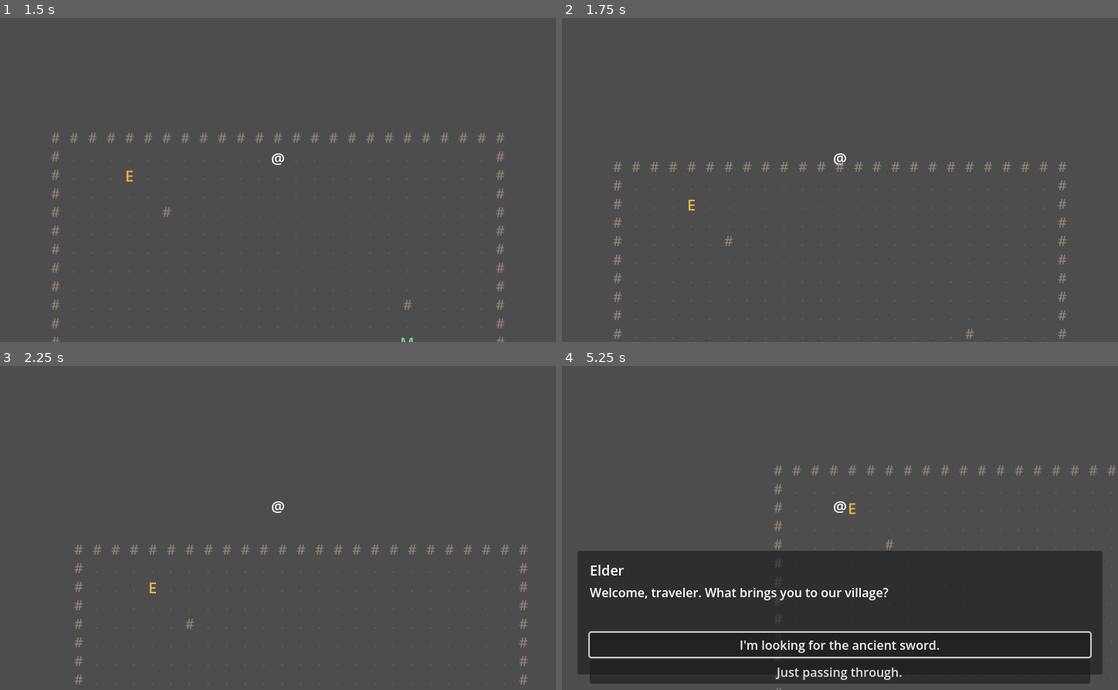
Above: before the commit, frames 1-4 (two rows, left to right).
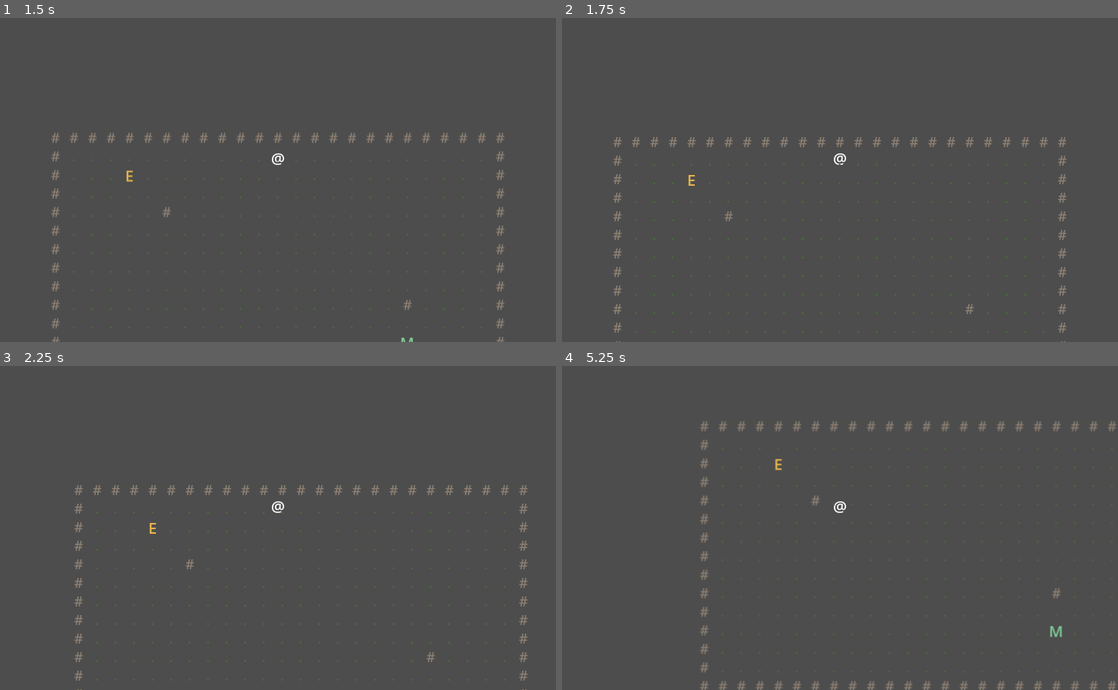
Above: after the commit, the same moments.

Repository: jchans/agent-blank
Game: Godot game, scene res://scenes/Main.tscn
Same seed, same stepped clock (60 frames per second), same inputs: the game is played once before the commit and once after it.
Inputs:
- Up to frame 1 (1.5 s): tap Enter at 0.5, 0.6 s; hold W from 0.53 s (still down); tap Space at 0.77, 1.07 s; tap E at 0.8, 1.35 s
- Up to frame 2 (1.75 s): keep holding W; tap Space at 1.52, 1.55 s
- Up to frame 3 (2.25 s): tap Space at 1.82, 2.1 s; release W at 2.03 s; hold A from 2.03 s (still down)
- Up to frame 4 (5.25 s): tap Enter at 2.3, 2.85, 4.35 s; tap Space at 3.02, 3.32, 3.77, 3.8, 4.07, 4.52, 4.82 s; tap E at 3.05, 3.6, 5.1 s; release A at 3.53 s; hold S 3.53-4.28 s; hold D 4.28-5.03 s; hold W from 5.03 s (still down)

Frame 1 is identical in both runs. In frame 2, 2.1% of the frame differs, in the area x 9-91%, y 36-100%; in frame 3, 1.9%; in frame 4, 40%, in the area x 2-100%, y 16-100%.

Commit message:
Add wall collision, dialogue typewriter effect, and story flags
- Wall collision: any glyph in main.gd's WALL_GLYPHS spawns a StaticBody2D
  covering its tile, so the player can no longer walk through walls.
- DialogueBox now reveals text with a typewriter effect (RichTextLabel
  visible_ratio animated via Tween); Enter/Space/E skips to full text
  first, then advances on the next press.
- New GameState autoload tracks story flags, autosaved to user://save.json
  on every change. Dialogue nodes can set a flag ("set_flag"); choices can
  gate on one ("requires_flag" / "requires_not_flag"). elder.json's sword
  question demonstrates it end-to-end.

Verified with the standard headless import+run smoke test, plus a
temporary test hook in main.gd (removed before commit) that actually
drove a full dialogue exchange headlessly to exercise the typewriter
Tween and flag-gated choice filtering at runtime, not just at parse time.

Co-Authored-By: Claude Sonnet 5 <noreply@anthropic.com>
Claude-Session: https://claude.ai/code/session_01HmiigptxmSDHEc1tqMT62E

Diff:
--- a/dialogues/elder.json
+++ b/dialogues/elder.json
@@ -5,14 +5,21 @@
       "speaker": "Elder",
       "text": "Welcome, traveler. What brings you to our village?",
       "choices": [
-        { "text": "I'm looking for the ancient sword.", "next": "sword_info" },
+        { "text": "I'm looking for the ancient sword.", "next": "sword_info", "requires_not_flag": "knows_about_sword" },
+        { "text": "Tell me more about the sword.", "next": "sword_info_more", "requires_flag": "knows_about_sword" },
         { "text": "Just passing through.", "next": "passing" }
       ]
     },
     "sword_info": {
       "speaker": "Elder",
       "text": "Ah, the ancient sword... it lies deep within the Whispering Caves, north of here.",
+      "set_flag": "knows_about_sword",
       "next": "warn"
+    },
+    "sword_info_more": {
+      "speaker": "Elder",
+      "text": "I've told you all I know. The Whispering Caves are north of here — be careful.",
+      "next": "end"
     },
     "warn": {
       "speaker": "Elder",
--- a/project.godot
+++ b/project.godot
@@ -8,6 +8,7 @@
 
 [autoload]
 
+GameState="*res://scripts/game_state.gd"
 DialogueManager="*res://scripts/dialogue_manager.gd"
 
 [display]
--- a/scripts/dialogue_box.gd
+++ b/scripts/dialogue_box.gd
@@ -5,7 +5,12 @@
 @onready var choices_container: VBoxContainer = $Panel/MarginContainer/VBoxContainer/ChoicesContainer
 @onready var continue_indicator: Label = $Panel/MarginContainer/VBoxContainer/ContinueIndicator
 
+const SECONDS_PER_CHARACTER := 0.02
+const MIN_TYPE_DURATION := 0.15
+
 var _current_choices: Array = []
+var _pending_choices: Array = []
+var _typing_tween: Tween
 
 
 func _ready() -> void:
@@ -15,13 +20,32 @@
 
 func display_node(node: Dictionary) -> void:
 	speaker_label.text = node.get("speaker", "")
-	text_label.text = node.get("text", "")
+	var full_text: String = node.get("text", "")
+	text_label.text = full_text
+	text_label.visible_ratio = 0.0
 	_clear_choices()
-	var choices: Array = node.get("choices", [])
-	if choices.size() > 0:
-		continue_indicator.hide()
-		_current_choices = choices
-		for choice in choices:
+	continue_indicator.hide()
+	_current_choices = []
+	_pending_choices = node.get("choices", [])
+
+	if _typing_tween:
+		_typing_tween.kill()
+
+	if full_text == "":
+		text_label.visible_ratio = 1.0
+		_reveal_choices_or_continue()
+		return
+
+	var duration: float = max(MIN_TYPE_DURATION, full_text.length() * SECONDS_PER_CHARACTER)
+	_typing_tween = create_tween()
+	_typing_tween.tween_property(text_label, "visible_ratio", 1.0, duration)
+	_typing_tween.finished.connect(_reveal_choices_or_continue)
+
+
+func _reveal_choices_or_continue() -> void:
+	if _pending_choices.size() > 0:
+		_current_choices = _pending_choices
+		for choice in _pending_choices:
 			var button := Button.new()
 			button.text = choice.get("text", "")
 			button.pressed.connect(_on_choice_pressed.bind(choice.get("next", "")))
@@ -29,7 +53,6 @@
 		choices_container.get_child(0).grab_focus()
 	else:
 		continue_indicator.show()
-		_current_choices = []
 
 
 func _clear_choices() -> void:
@@ -46,5 +69,8 @@
 		return
 	if event is InputEventKey and event.pressed and not event.echo:
 		if event.keycode == KEY_ENTER or event.keycode == KEY_SPACE or event.keycode == KEY_E:
-			DialogueManager.advance()
+			if _typing_tween and _typing_tween.is_running():
+				_typing_tween.custom_step(1000.0)
+			else:
+				DialogueManager.advance()
 			get_viewport().set_input_as_handled()
--- a/scripts/dialogue_manager.gd
+++ b/scripts/dialogue_manager.gd
@@ -69,4 +69,29 @@
 	if node.is_empty() or node.get("end", false):
 		end_dialogue()
 		return
-	_dialogue_box.display_node(node)
+
+	var set_flag: String = node.get("set_flag", "")
+	if set_flag != "":
+		GameState.set_flag(set_flag)
+
+	var filtered_node: Dictionary = node.duplicate(true)
+	if filtered_node.has("choices"):
+		var filtered_choices: Array = []
+		for choice in filtered_node["choices"]:
+			if _choice_available(choice):
+				filtered_choices.append(choice)
+		filtered_node["choices"] = filtered_choices
+
+	_dialogue_box.display_node(filtered_node)
+
+
+## A choice can gate itself on story flags: "requires_flag" (must be set) or
+## "requires_not_flag" (must NOT be set). Absent = always available.
+func _choice_available(choice: Dictionary) -> bool:
+	var requires: String = choice.get("requires_flag", "")
+	if requires != "" and not GameState.has_flag(requires):
+		return false
+	var requires_not: String = choice.get("requires_not_flag", "")
+	if requires_not != "" and GameState.has_flag(requires_not):
+		return false
+	return true
--- /dev/null
+++ b/scripts/game_state.gd
@@ -0,0 +1,45 @@
+extends Node
+
+## Autoload singleton. Tracks story flags (e.g. "met_elder") set by dialogue
+## nodes via "set_flag", checked by choices via "requires_flag" /
+## "requires_not_flag". Persisted immediately on every change — this is a
+## minimal save system covering flags only; player position/inventory/etc.
+## aren't tracked yet (see PROGRESS.md Next up).
+
+const SAVE_PATH := "user://save.json"
+
+var flags: Dictionary = {}
+
+
+func _ready() -> void:
+	load_game()
+
+
+func set_flag(flag_name: String) -> void:
+	flags[flag_name] = true
+	save_game()
+
+
+func has_flag(flag_name: String) -> bool:
+	return flags.get(flag_name, false)
+
+
+func save_game() -> void:
+	var file := FileAccess.open(SAVE_PATH, FileAccess.WRITE)
+	if file == null:
+		push_warning("GameState: could not open save file for writing: %s" % SAVE_PATH)
+		return
+	file.store_string(JSON.stringify({"flags": flags}))
+	file.close()
+
+
+func load_game() -> void:
+	if not FileAccess.file_exists(SAVE_PATH):
+		return
+	var file := FileAccess.open(SAVE_PATH, FileAccess.READ)
+	if file == null:
+		return
+	var parsed: Variant = JSON.parse_string(file.get_as_text())
+	file.close()
+	if typeof(parsed) == TYPE_DICTIONARY:
+		flags = parsed.get("flags", {})
--- a/scripts/main.gd
+++ b/scripts/main.gd
@@ -20,6 +20,7 @@
 	".": Color(0.28, 0.42, 0.24),
 }
 const TILE_COLOR_DEFAULT := Color(0.6, 0.6, 0.6)
+const WALL_GLYPHS := ["#"]
 
 
 func _ready() -> void:
@@ -60,6 +61,20 @@
 	label.size = Vector2(TILE_SIZE, TILE_SIZE)
 	add_child(label)
 
+	if glyph in WALL_GLYPHS:
+		_spawn_wall_collider(col, row)
+
+
+func _spawn_wall_collider(col: int, row: int) -> void:
+	var body := StaticBody2D.new()
+	body.position = tile_center(col, row)
+	var shape := CollisionShape2D.new()
+	var rect := RectangleShape2D.new()
+	rect.size = Vector2(TILE_SIZE, TILE_SIZE)
+	shape.shape = rect
+	body.add_child(shape)
+	add_child(body)
+
 
 func _spawn_npcs() -> void:
 	var dir := DirAccess.open(NPC_DATA_DIR)
Not shown, added: scripts/game_state.gd.uid
Not shown, changed: PROGRESS.md
